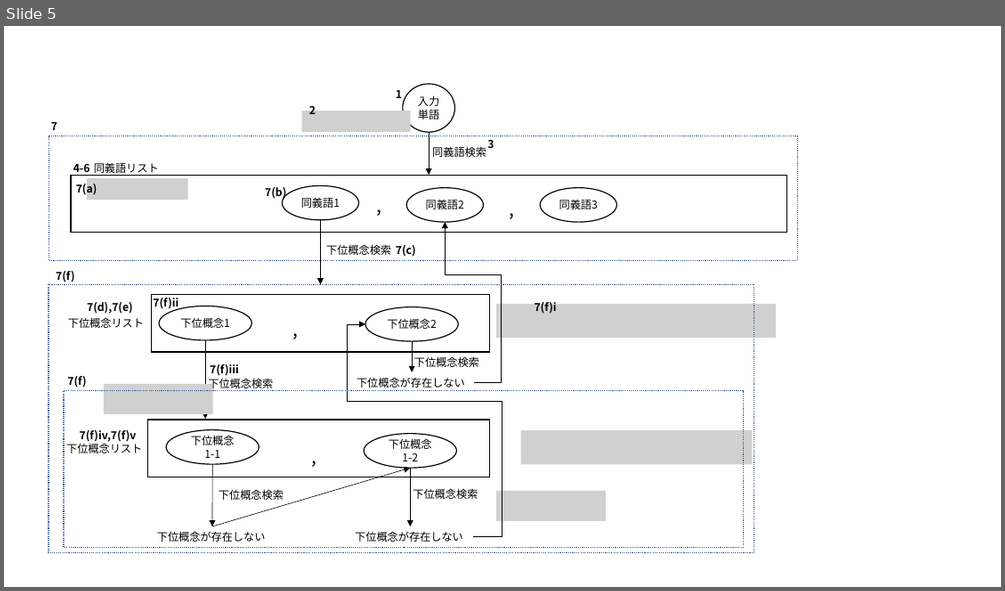
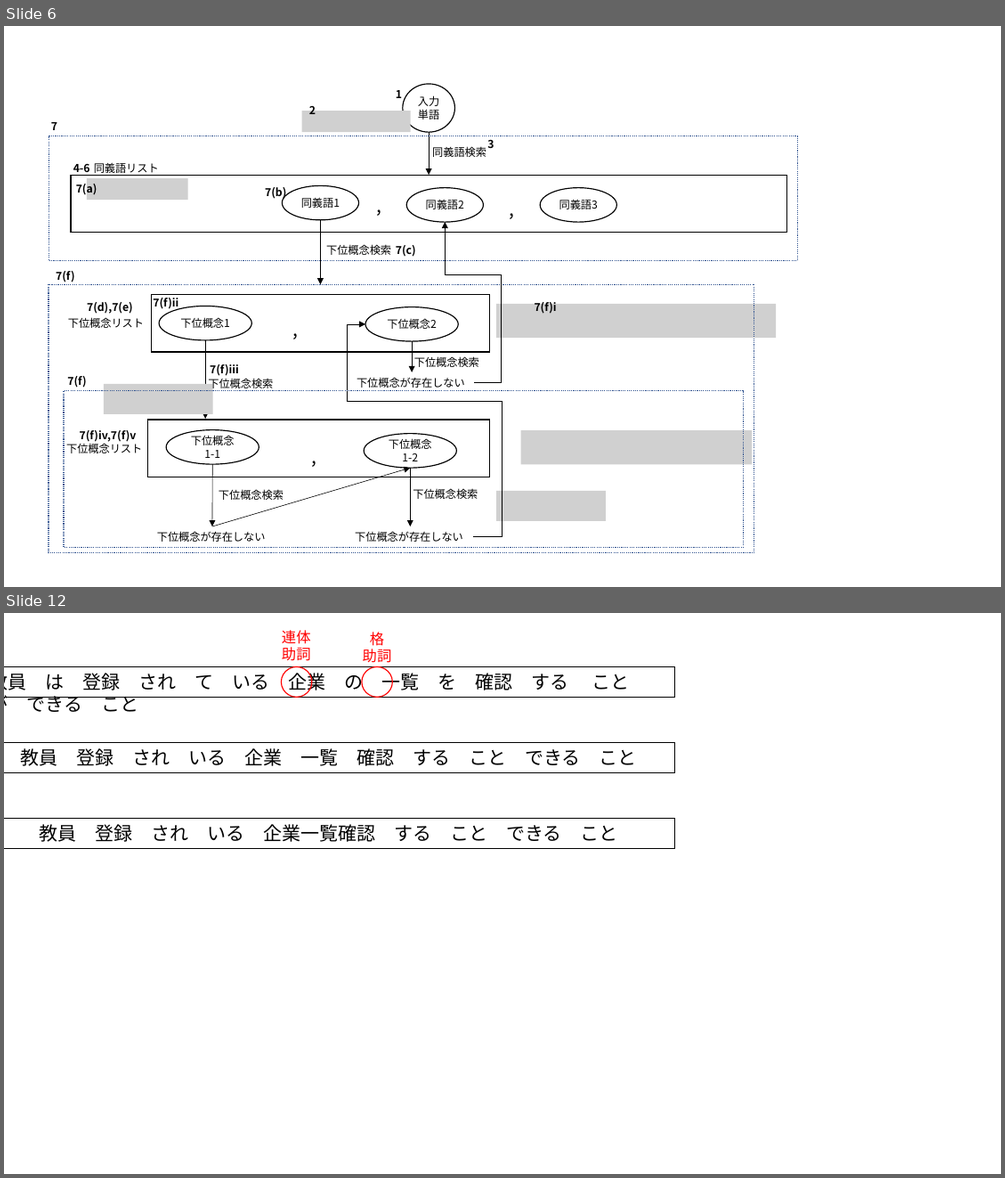
Before and after one commit to sugaken0528/masterPaper, a slide deck: image/sozai.pptx. Shown one above the other, each under a label of ours: slide 5 before the commit, slides 6 and 12 after it; the slides between them are not shown. The pictures are 1005x591 and 1005x1178 pixels, drawn with LibreOffice and Linux fonts; fonts in the diff are those of the drawing; grey boxes stand for pictures. Boxes give left, top, right and bottom in pixels: in the first picture for what was removed or moved away, otherwise in the second. Text is boxed around its words. In the diff, an @@ line names an element or a change of style, - is before the commit and + after.

```diff
--- a/image/sozai.pptx
+++ b/image/sozai.pptx
@@ slide 12 added at [4,613,1001,1174], background #FFFFFF @@
@@ text added at [282,630,311,661], 14 pt, text #FF0000 @@
+連体
+助詞
@@ text added at [363,632,392,663], 14 pt, text #FF0000 @@
+格
+助詞
@@ rectangle added at [4,666,676,697], outline #000000 0.75 pt, 18 pt, text #000000 @@
+教員 は 登録 され て いる 企業 の 一覧 を 確認 する こと が できる こと
@@ ellipse added at [282,666,312,697], outline #FF0000 1 pt @@
@@ ellipse added at [362,666,392,697], outline #FF0000 1 pt @@
@@ rectangle added at [4,742,676,772], outline #000000 0.75 pt, 18 pt, text #000000 @@
+教員 登録 され いる 企業 一覧 確認 する こと できる こと
@@ rectangle added at [4,818,676,848], outline #000000 0.75 pt, 18 pt, text #000000 @@
+教員 登録 され いる 企業一覧確認 する こと できる こと
@@ what was slide 5 is now slide 6 @@
```
Also in this commit, not shown: 4 slides changed, 6 other slides added, 1 slide removed, 36 other files.
